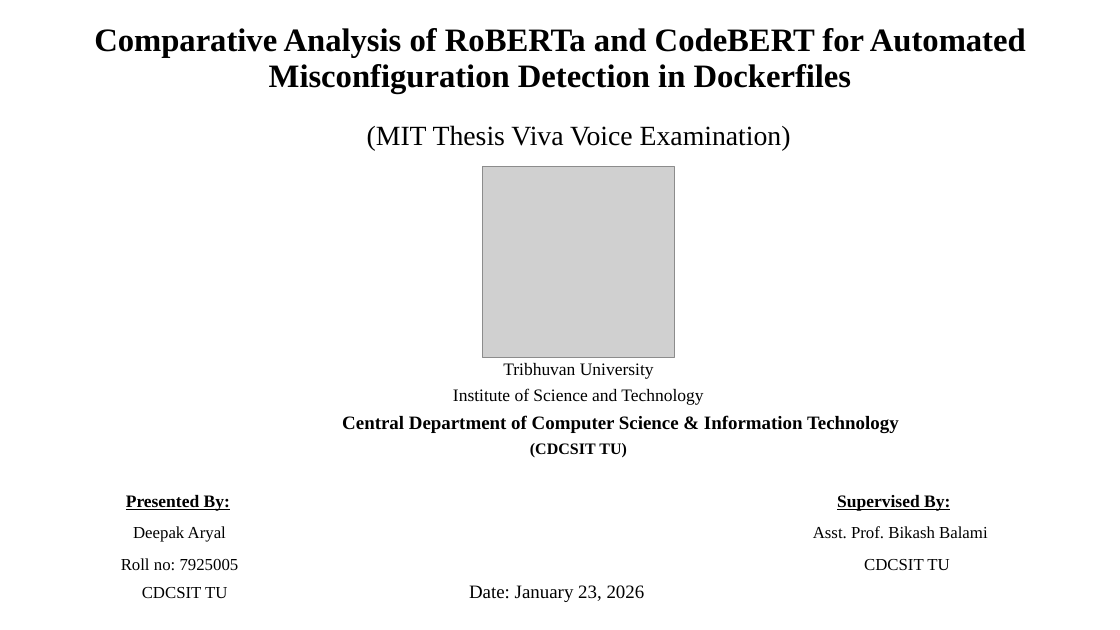
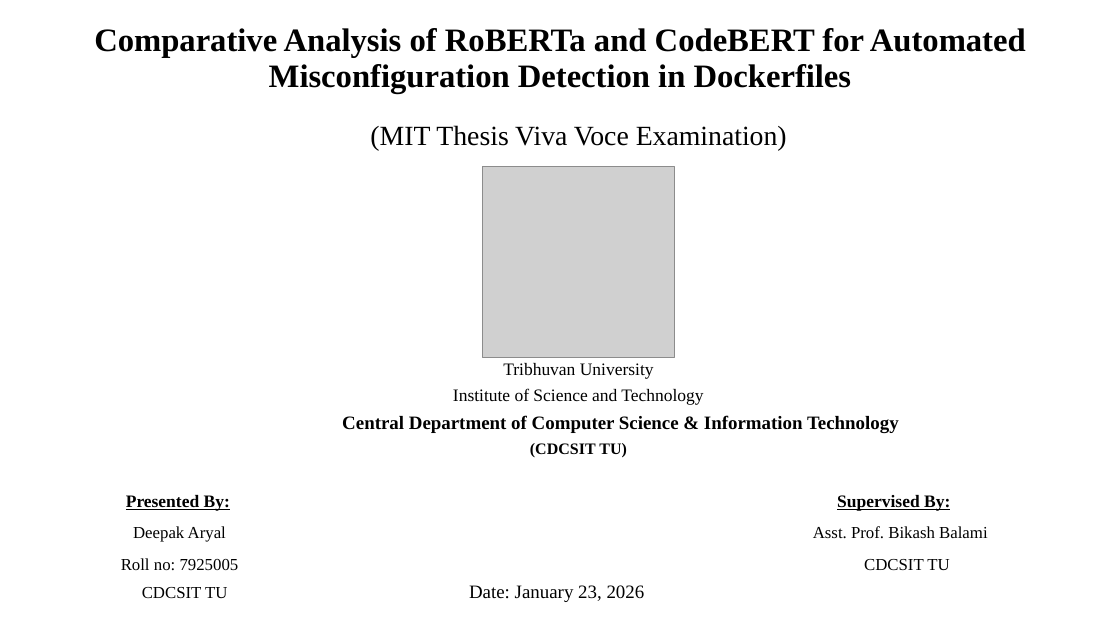
Before and after one commit to DeepakAryal/nlp-dockerlint-documentation, a slide deck: slide 1 of presentations/thesis-nlp-dockerlint-presentation-20260123.pptx. Drawn at 1120x630 pixels with LibreOffice and Linux fonts; fonts in the diff are those of the drawing; grey boxes stand for pictures. Boxes give left, top, right and bottom in pixels: in the first picture for what was removed or moved away, otherwise in the second. Text is boxed around its words. In the diff, an @@ line names an element or a change of style, - is before the commit and + after.

Commit message:
docs: update presentation

```diff
--- a/presentations/thesis-nlp-dockerlint-presentation-20260123.pptx
+++ b/presentations/thesis-nlp-dockerlint-presentation-20260123.pptx
@@ text at (370, 125, 787, 151): text changed @@
-(MIT Thesis Viva Voice Examination)
+(MIT Thesis Viva Voce Examination)
```
Also in this commit, not shown: 2 other files.
